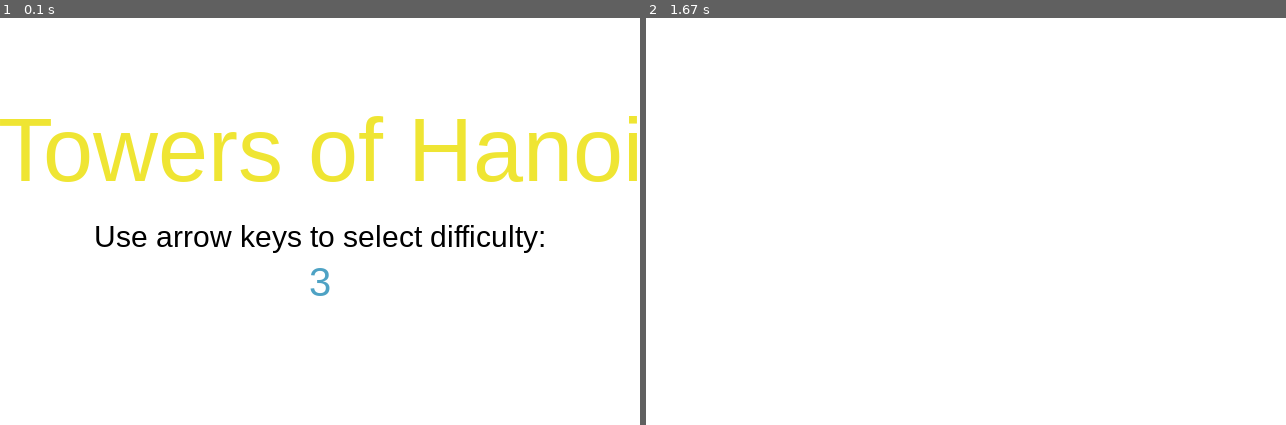
Above: before the commit, frames 1-2 (left to right).
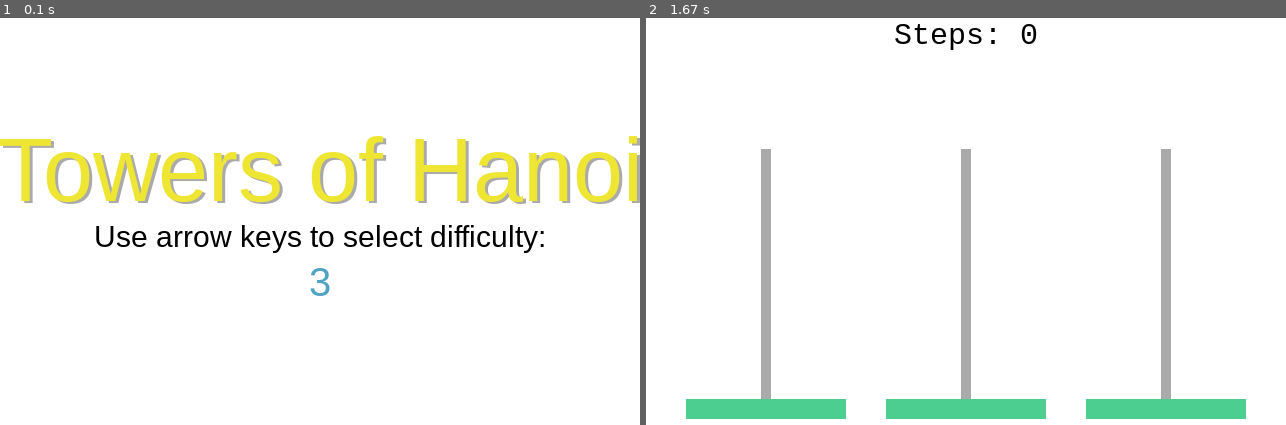
Above: after the commit, the same moments.

Repository: coderford/hanoi_pygame
Game: pygame game, started from __main__.py
The game is run twice, just before and just after one commit, with the same random seed, the same clock (stepped at 60 frames per second) and the same inputs.
Inputs:
- Up to frame 1 (0.1 s): no input
- Up to frame 2 (1.67 s): tap Enter at 0.33 s

The runs differ from the first frame. In frame 1, 7.4% of the frame differs, in the area x 0-100%, y 24-46%; in frame 2, 6.9%.

Commit message:
add some graphics... towers and score display

Diff:
--- a/__main__.py
+++ b/__main__.py
@@ -18,6 +18,8 @@
 red = (255, 0, 0)
 gold = (239, 229, 51)
 blue = (78,162,196)
+grey = (170, 170, 170)
+green = (77, 206, 145)
 
 def blit_text(screen, text, midtop, aa=True, font=None, font_name = None, size = None, color=(255,0,0)):
     if font is None:                                    # font option is provided to save memory if font is
@@ -32,7 +34,8 @@
     menu_done = False
     while not menu_done:  # every screen/scene/level has its own loop
         screen.fill(white)
-        blit_text(screen, 'Towers of Hanoi', (320,100), font_name='sans serif', size=90, color=gold)
+        blit_text(screen, 'Towers of Hanoi', (323,122), font_name='sans serif', size=90, color=grey)
+        blit_text(screen, 'Towers of Hanoi', (320,120), font_name='sans serif', size=90, color=gold)
         blit_text(screen, 'Use arrow keys to select difficulty:', (320, 220), font_name='sans serif', size=30, color=black)
         blit_text(screen, str(plates), (320, 260), font_name='sans serif', size=40, color=blue)
         for event in pygame.event.get():
@@ -52,16 +55,23 @@
                 game_done = True
         pygame.display.flip()
         clock.tick(60)
+def draw_towers():
+    global screen
+    for xpos in range(40, 460+1, 200):
+        pygame.draw.rect(screen, green, pygame.Rect(xpos, 400, 160 , 20))
+        pygame.draw.rect(screen, grey, pygame.Rect(xpos+75, 150, 10, 250))
 
 menu_screen()
 # main game loop:
 while not game_done:
     for event in pygame.event.get():
         if event.type == pygame.QUIT:
-            done = True
+            game_done = True
         if event.type == pygame.KEYDOWN:
             if event.key == pygame.K_ESCAPE:
-                done = True
+                game_done = True
     screen.fill(white)
+    draw_towers()
+    blit_text(screen, 'Steps: '+str(steps), (320, 20), font_name='mono', size=30, color=black)
     pygame.display.flip()
     clock.tick(framerate)
